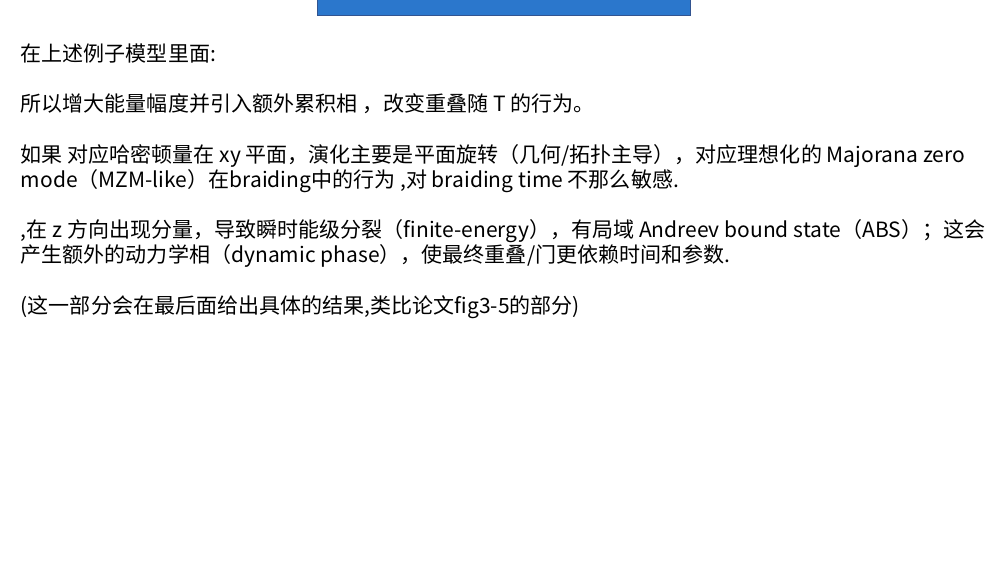
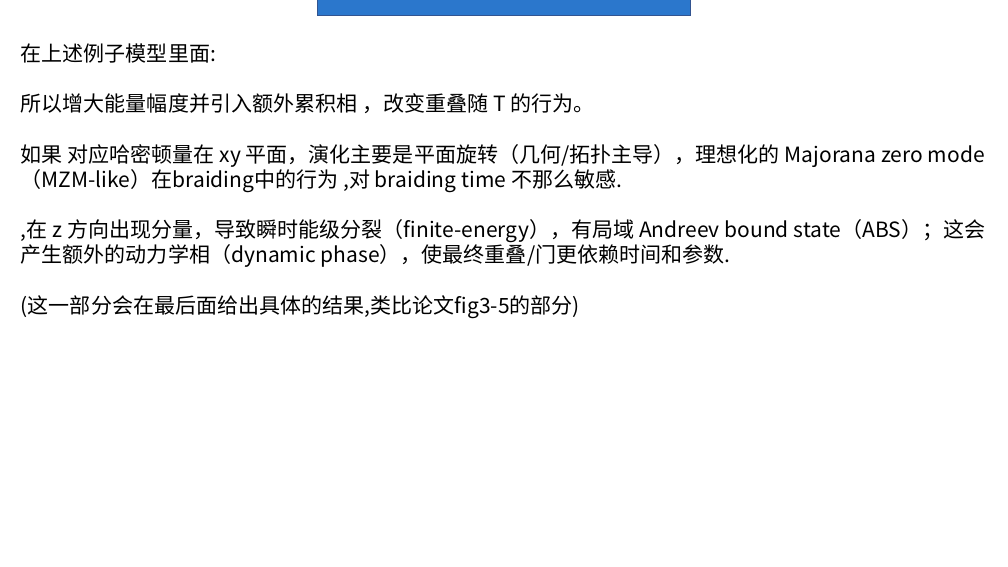
Before and after one commit to Asice-Cloud/quantummmm, a slide deck: slide 20 of y2.pptx. Drawn at 1008x567 pixels with LibreOffice and Linux fonts; fonts in the diff are those of the drawing. Boxes give left, top, right and bottom in pixels: in the first picture for what was removed or moved away, otherwise in the second. Text is boxed around its words. In the diff, an @@ line names an element or a change of style, - is before the commit and + after.

Commit message:
0000

```diff
--- a/y2.pptx
+++ b/y2.pptx
@@ text at (21,144,985,192): text changed @@
-如果 对应哈密顿量在 xy 平面，演化主要是平面旋转（几何/拓扑主导），对应理想化的 Majorana zero mode（MZM-like）在braiding中的行为 ,对 braiding time 不那么敏感.
+如果 对应哈密顿量在 xy 平面，演化主要是平面旋转（几何/拓扑主导），理想化的 Majorana zero mode（MZM-like）在braiding中的行为 ,对 braiding time 不那么敏感.
```
Also in this commit, not shown: 4 other slides changed, 3 slides added, 1 slide removed.
